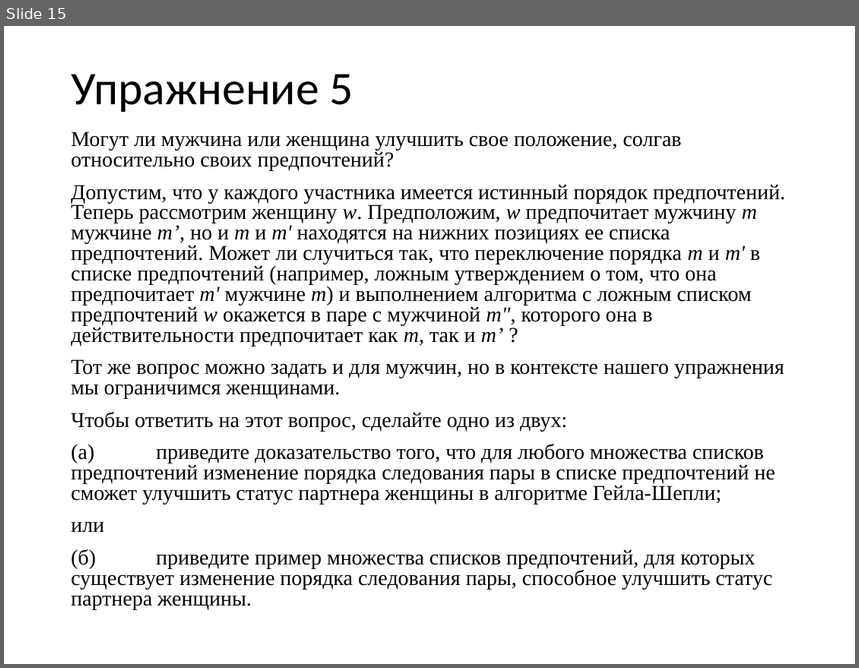
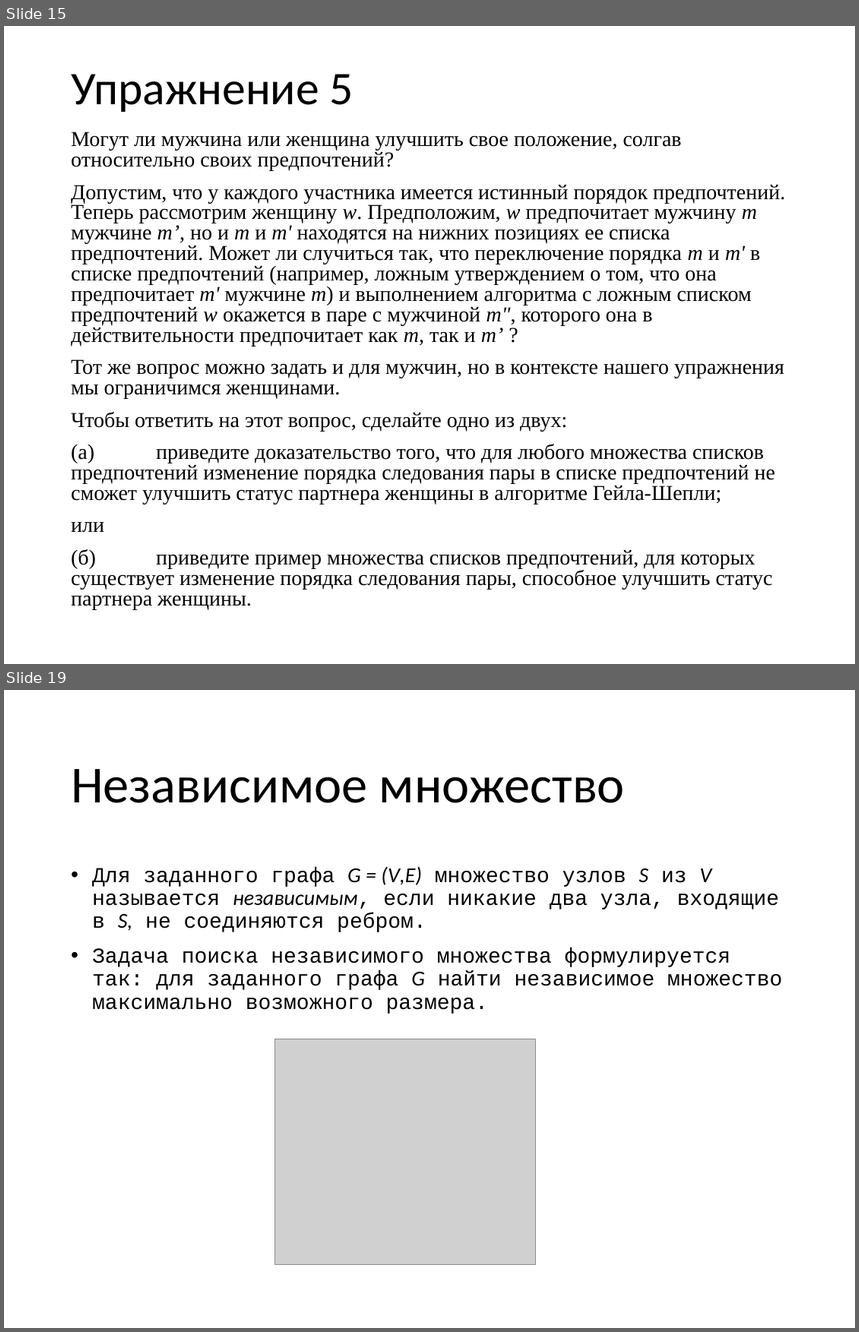
Before and after one commit to sudakov/algo-lab, a slide deck: practice.pptx. Shown one above the other, each under a label of ours: slide 15 before the commit, slides 15 and 19 after it; the slides between them are not shown. The pictures are 859x668 and 859x1332 pixels, drawn with LibreOffice and Linux fonts; fonts in the diff are those of the drawing; grey boxes stand for pictures. Boxes give left, top, right and bottom in pixels: in the first picture for what was removed or moved away, otherwise in the second. Text is boxed around its words. In the diff, an @@ line names an element or a change of style, - is before the commit and + after.

```diff
--- a/practice.pptx
+++ b/practice.pptx
@@ slide 19 added at (4, 690, 855, 1328), background #FFFFFF @@
@@ title added at (71, 769, 625, 803), 44 pt, text #000000 @@
+Независимое множество
@@ text added at (92, 866, 782, 1014), 18 pt, text #000000 @@
+• Для заданного графа G = (V,E) множество узлов S из V называется независимым, если никакие два узла, входящие в S, не соединяются ребром.
+• Задача поиска независимого множества формулируется так: для заданного графа G найти независимое множество максимально возможного размера.
@@ picture added at (275, 1039, 536, 1265) @@
```
Also in this commit, not shown: 1 slide changed, 14 other slides added, 1 other file.
